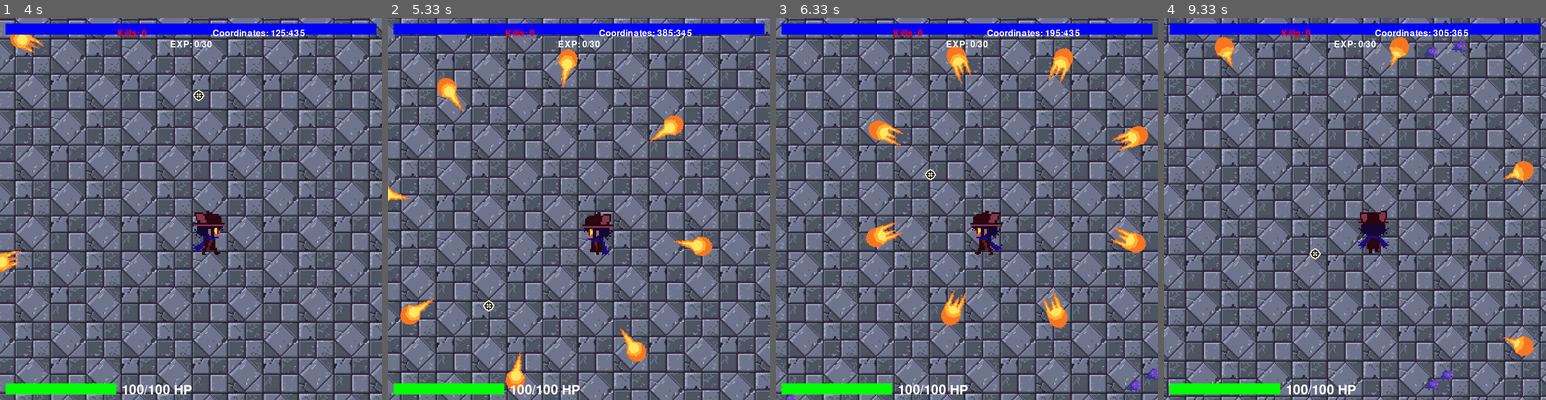
Above: before the commit, frames 1-4 (left to right).
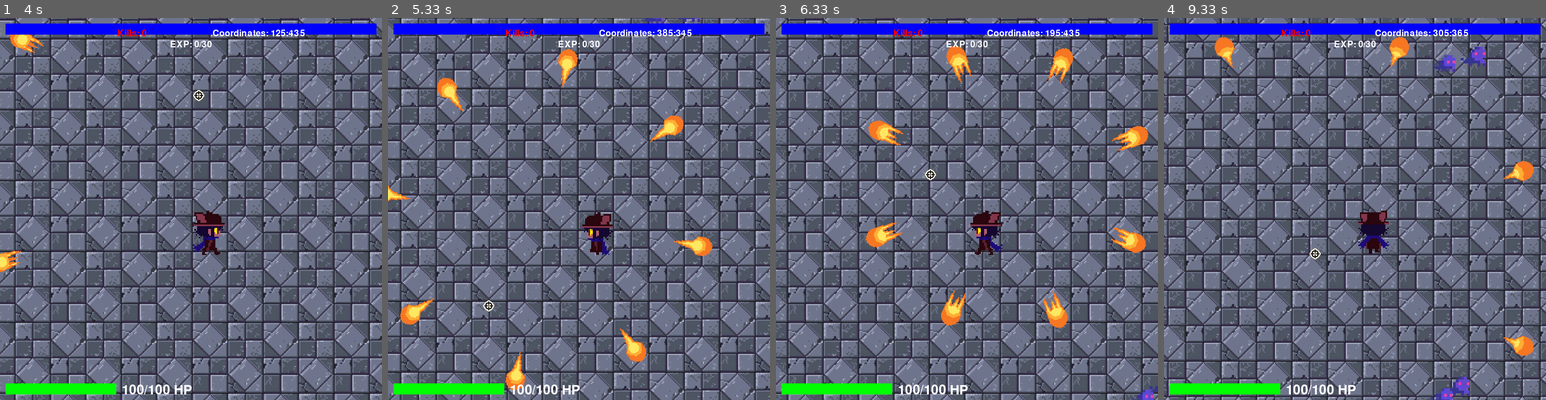
Above: after the commit, the same moments.

Repository: DaCUtePotato/2dshooter
Game: pygame game, started from main.py
Two runs of this game, one before a commit and one after it. Both use one fixed random seed, a clock stepped at 60 frames per second and the inputs below.
Inputs (mouse positions are in pixels of both pictures, inside the frame that each line leads up to):
- Up to frame 1 (4 s): click (191, 209) at 0.38 s; hold A 0.67-1.2 s; click (240, 105) at 0.75 s; hold S 1.23-1.53 s; click (126, 296) at 1.32 s; hold A 1.57-1.97 s; click (206, 254) at 1.65 s; hold W 2-2.37 s; click (91, 327) at 2.08 s; hold D 2.4-3.03 s; click (68, 262) at 2.48 s; hold S 3.07-3.43 s; click (290, 67) at 3.15 s; hold A 3.47-3.93 s; click (194, 90) at 3.55 s; hold D from 3.97 s (still down)
- Up to frame 2 (5.33 s): click (464, 186) at 4.05 s; release D at 4.43 s; hold W 4.47-4.77 s; click (613, 109) at 4.55 s; hold D 4.8-5.27 s; click (483, 300) at 4.88 s; hold A from 5.3 s (still down)
- Up to frame 3 (6.33 s): click (993, 201) at 5.38 s; release A at 5.83 s; hold S 5.87-6.17 s; click (1031, 346) at 5.95 s; hold A from 6.2 s (still down); click (924, 170) at 6.28 s
- Up to frame 4 (9.33 s): release A at 6.6 s; hold W 6.63-7 s; click (1244, 132) at 6.72 s; hold D 7.03-7.67 s; click (1442, 209) at 7.12 s; hold S 7.7-8.07 s; click (1335, 212) at 7.78 s; hold A 8.1-8.57 s; click (1320, 289) at 8.18 s; hold D 8.6-9.07 s; move the mouse to (1263, 266) at 8.63 s; click (1263, 266) at 8.68 s; hold W from 9.1 s (still down); click (1309, 247) at 9.18 s

Frame 1 is identical in both runs. In frame 2, less than 0.1% of the frame differs, in the area x 66-82%, y 0-2%; in frame 3, 0.3%; in frame 4, 0.9%, in the area x 67-85%, y 6-100%.

Commit message:
Implemented animated enemy

Diff:
--- a/base_enemy.py
+++ b/base_enemy.py
@@ -1,15 +1,17 @@
-# base_enemy.py
-import pygame
+import random
 
+# Enemy attributes
 class Enemy:
-    def __init__(self, x, y, width, height, hp, speed, frame):
+    def __init__(self, x, y, width, height, hp, speed):
         self.x = x
         self.y = y
         self.width = width
         self.height = height
         self.hp = hp
         self.speed = speed
-        self.frame = frame
+        self.frame = 0
+        self.frame_count = 0
 
-# Keep track of all enemies
+
+exp = random.randint(1, 5)
 enemies = []
--- a/main.py
+++ b/main.py
@@ -3,7 +3,7 @@
 import sys
 import random
 from base_enemy import Enemy, enemies
-from crashing_enemy import crashing_enemies
+from crashing_enemy import crashingEnemy, crashing_enemies
 
 # Initialize Pygame
 pygame.init()
@@ -24,7 +24,6 @@
 width, height = pygame.display.get_surface().get_size()
 pygame.display.set_caption("2D Shooter")
 FPS = 60
-
 
 tile_image = pygame.image.load('sprites/tile.png')  # Load tiles for the game
 tile_size = 128  # Desired display size of each tile
@@ -42,28 +41,16 @@
 sprite_sheet_left = pygame.image.load(sprite_sheet_path_left).convert_alpha()
 
 # Frame setup
-
-# Frames player
-player_frame_width, plyer_frame_height = 24, 30
+frame_width, frame_height = 24, 30
 scaling_factor = 2.77
-niko_scaling_width, niko_scaling_height = player_frame_width * scaling_factor, plyer_frame_height * scaling_factor
-frames_up = [pygame.transform.scale(sprite_sheet_up.subsurface(pygame.Rect(player_frame_width * i, 0, player_frame_width, plyer_frame_height)), (niko_scaling_width, niko_scaling_height)) for i in range(3)]
-frames_right = [pygame.transform.scale(sprite_sheet_right.subsurface(pygame.Rect(player_frame_width * i, 0, player_frame_width, plyer_frame_height)), (niko_scaling_width, niko_scaling_height)) for i in range(3)]
-frames_down = [pygame.transform.scale(sprite_sheet_down.subsurface(pygame.Rect(player_frame_width * i, 0, player_frame_width, plyer_frame_height)), (niko_scaling_width, niko_scaling_height)) for i in range(3)]
-frames_left = [pygame.transform.scale(sprite_sheet_left.subsurface(pygame.Rect(player_frame_width * i, 0, player_frame_width, plyer_frame_height)), (niko_scaling_width, niko_scaling_height)) for i in range(3)]
+niko_scaling_width, niko_scaling_height = frame_width * scaling_factor, frame_height * scaling_factor
+frames_up = [pygame.transform.scale(sprite_sheet_up.subsurface(pygame.Rect(frame_width * i, 0, frame_width, frame_height)), (niko_scaling_width, niko_scaling_height)) for i in range(3)]
+frames_right = [pygame.transform.scale(sprite_sheet_right.subsurface(pygame.Rect(frame_width * i, 0, frame_width, frame_height)), (niko_scaling_width, niko_scaling_height)) for i in range(3)]
+frames_down = [pygame.transform.scale(sprite_sheet_down.subsurface(pygame.Rect(frame_width * i, 0, frame_width, frame_height)), (niko_scaling_width, niko_scaling_height)) for i in range(3)]
+frames_left = [pygame.transform.scale(sprite_sheet_left.subsurface(pygame.Rect(frame_width * i, 0, frame_width, frame_height)), (niko_scaling_width, niko_scaling_height)) for i in range(3)]
 current_frame = 0
 frame_count = 0
 rendering = "down"
-
-enemy_frames = []
-for i in range(1, 4):  # Assume there are five fireball images named fireball1.png to fireball5.png
-    original_enemy_frame = pygame.image.load(f"sprites/enemies/enemy{i}.png").convert_alpha()
-    scaled_enemy_width = original_enemy_frame.get_width() * 3
-    scaled_enemy_height = original_enemy_frame.get_height() * 3
-    scaled_enemy_frame = pygame.transform.scale(original_enemy_frame, (scaled_enemy_width, scaled_enemy_height))
-    enemy_frames.append(scaled_enemy_frame)
-enemy_frame_skips = FPS
-temp_enemy_frame_skips = enemy_frame_skips
 
 # Colors
 BLACK = (0, 0, 0)
@@ -116,13 +103,20 @@
 bullet_speed = 10
 bullet_frames = []
 for i in range(1, 6):  # Assume there are five fireball images named fireball1.png to fireball5.png
-    original_frame = pygame.image.load(f"sprites/fireball{i}.png").convert_alpha()
-    scaled_width = original_frame.get_width() * 2
-    scaled_height = original_frame.get_height() * 2
-    scaled_frame = pygame.transform.scale(original_frame, (scaled_width, scaled_height))
-    bullet_frames.append(scaled_frame)
+    bullet_original_frame = pygame.image.load(f"sprites/fireball{i}.png").convert_alpha()
+    bullet_scaled_width = bullet_original_frame.get_width() * 2
+    bullet_scaled_height = bullet_original_frame.get_height() * 2
+    bullet_scaled_frame = pygame.transform.scale(bullet_original_frame, (bullet_scaled_width, bullet_scaled_height))
+    bullet_frames.append(bullet_scaled_frame)
 
 ENEMY_SPEED = 0.5  # Adjust this value as needed
+enemy_frames = []
+for i in range(1, 4):  # Assuming there are 3 enemy images named enemy1.png, enemy2.png, and enemy3.png
+    enemy_original_frame = pygame.image.load(f"sprites/enemies/enemy{i}.png").convert_alpha()
+    enemy_scaled_width = enemy_original_frame.get_width() * 5  # Adjust the scaling factor as needed
+    enemy_scaled_height = enemy_original_frame.get_height() * 5
+    enemy_scaled_frame = pygame.transform.scale(enemy_original_frame, (enemy_scaled_width, enemy_scaled_height))
+    enemy_frames.append(enemy_scaled_frame)
 
 # Load experience orb image
 exp_image = pygame.image.load("sprites/exp.png")
@@ -141,7 +135,7 @@
 current_fireball_cooldown = 0
 upgrades = 5
 
-cooldown_reduction_upgrade1 = 10 # Cooldown reduction Upgrade
+cooldown_reduction_upgrade1 = 10 # Cooldown reduction Upgrade 1
 cooldown_reduction_upgrade2 = 5 # Cooldown reduction Upgrade 2
 cooldown_reduction_upgrade3 = 10 # Cooldown reduction Upgrade 3
 cooldown_reduction_upgrade4 = 5 # Same here
@@ -160,14 +154,6 @@
         bullet['frame'] = 0
     return bullet_frames[bullet['frame']]
 
-def animate_enemy(enemy):
-    enemy.frame += 1
-    if enemy.frame >= len(enemy_frames):
-        enemy.frame = 0
-    return enemy_frames[enemy.frame]
-for enemy in enemies:
-    enemy_image = animate_enemy(enemy)
-    temp_enemy_images = enemy_image
 def shoot_forwards(player_x, player_y,bullet_speed,angle, bullets):
     bullets.append({
         'x': player_x,
@@ -340,7 +326,7 @@
     paused = True
     show_upgrade_menu = True  # Show the upgrade menu
     if gambling_mode:
-        gambling_sound.play(loops=-1)
+        gambling_sound.play()
     elif gambling_mode == False:
         level_up_sound.play()
 
@@ -368,7 +354,7 @@
     spawn_x = player_x + random.choice([-1, 1]) * (random.randint(screen_width // 2 + off_screen_buffer, screen_width))
     spawn_y = player_y + random.choice([-1, 1]) * (random.randint(screen_height // 2 + off_screen_buffer, screen_height))
 
-    basic_enemy = Enemy(spawn_x, spawn_y, 20, 20, 10, ENEMY_SPEED, 0)
+    basic_enemy = Enemy(spawn_x, spawn_y, enemy_scaled_width, enemy_scaled_height, 10, ENEMY_SPEED)
     enemies.append(basic_enemy)
 
 # Function to spawn crashing enemies
@@ -378,7 +364,7 @@
     spawn_y = player_y + random.choice([-1, 1]) * (
         random.randint(screen_height // 2 + off_screen_buffer, screen_height))
 
-    crashing_enemy = Enemy(spawn_x, spawn_y, 20, 20, 10, ENEMY_SPEED, 0)
+    crashing_enemy = Enemy(spawn_x, spawn_y, 20, 20, 10, ENEMY_SPEED)
     crashing_enemies.append(crashing_enemy)
 
 # Function to draw player's health bar
@@ -440,40 +426,32 @@
                 if event.key == pygame.K_RETURN and upgrades==0:
                     upgrades=1  # Apply the first fireball upgrade
                     show_upgrade_menu = False
-                    gambling_sound.stop()
                     paused = False  # Unpause the game after selecting the upgrade
                 elif event.key == pygame.K_RETURN and upgrades==1:
                     upgrades=2  # Apply the second fireball upgrade
-                    gambling_sound.stop()
                     show_upgrade_menu = False
                     paused = False  # Unpause the game after selecting the upgrade
                 elif event.key == pygame.K_RETURN and upgrades==2:
                     upgrades=3  # Apply the third fireball upgrade
-                    gambling_sound.stop()
                     show_upgrade_menu = False
                     paused = False  # Unpause the game after selecting the upgrade
                 elif event.key == pygame.K_RETURN and upgrades==3:
                     upgrades=4  # Apply the third fireball upgrade
-                    gambling_sound.stop()
                     show_upgrade_menu = False
                     paused = False  # Unpause the game after selecting the upgrade
                 elif event.key == pygame.K_RETURN and upgrades==4:
                     upgrades=5  # Apply the third fireball upgrade
-                    gambling_sound.stop()
                     show_upgrade_menu = False
                     paused = False  # Unpause the game after selecting the upgrade
                 elif event.key == pygame.K_RETURN and upgrades==5:
                     upgrades=6  # Apply the sixth fireball upgrade
-                    gambling_sound.stop()
                     show_upgrade_menu = False
                     paused = False  # Unpause the game after selecting the upgrade
                 elif event.key == pygame.K_RETURN and upgrades==6:
                     upgrades=7  # Apply the sixth fireball upgrade
-                    gambling_sound.stop()
                     show_upgrade_menu = False
                     paused = False  # Unpause the game after selecting the upgrade
                 elif event.key == pygame.K_RETURN:
-                    gambling_sound.stop()
                     show_upgrade_menu = False
                     paused = False
 
@@ -586,7 +564,7 @@
         for enemy in enemies:
             # Calculate the center coordinates of the player
             player_x_center = player_x + player_width / 2
-            player_y_center = player_y + player_height /4
+            player_y_center = player_y + player_height / 2
 
             # Calculate the vertical and horizontal distance between the enemy and the player's center
             distance_y = player_y_center - enemy.y
@@ -594,7 +572,6 @@
 
             # Calculate the angle between the player and the enemy
             angle = math.atan2(distance_y, distance_x)
-
             # Calculate the movement components based on the angle and enemy speed
             move_x = ENEMY_SPEED * math.cos(angle)
             move_y = ENEMY_SPEED * math.sin(angle)
@@ -602,11 +579,6 @@
             # Update enemy position
             enemy.x += move_x
             enemy.y += move_y
-            enemy_image = animate_enemy(enemy)  # Animate enemy
-            #screen.blit(enemy_image, (
-            #enemy.x - enemy_image.get_width() / 2, enemy.y - enemy_image.get_height() / 2))
-
-
 
             # Check for collisions with the player
             if (player_x < enemy.x + enemy.width and player_x + player_width > enemy.x and
@@ -691,6 +663,16 @@
         # Draw the scaled image
         screen.blit(scaled_exp_image, (image_x, image_y))
 
+    for enemy in enemies:
+        # Animate and draw enemy
+        enemy.frame_count += 1
+        if enemy.frame_count % 10 == 0:  # Adjust frame rate of animation here
+            enemy.frame = (enemy.frame + 1) % len(enemy_frames)
+
+        # Draw enemy using current frame
+        enemy_image = enemy_frames[enemy.frame]
+        screen.blit(enemy_image, (enemy.x + camera_offset_x, enemy.y + camera_offset_y))
+
     for crashing_enemy in crashing_enemies:
         pygame.draw.rect(screen, BLUE, (crashing_enemy.x + camera_offset_x, crashing_enemy.y + camera_offset_y, crashing_enemy.width, crashing_enemy.height))
 
@@ -707,25 +689,6 @@
         # Draw the rotated bullet image at the bullet's position
         screen.blit(rotated_bullet_image, (
             bullet['x'] - rotated_bullet_image.get_width() / 2 + camera_offset_x, bullet['y'] - rotated_bullet_image.get_height() / 2 + camera_offset_y))
-
-
-    for enemy in enemies:
-        if temp_enemy_frame_skips >= enemy_frame_skips and not paused:
-            # Animate enemy
-            enemy_image = animate_enemy(enemy)
-            screen.blit(enemy_image, (
-                enemy.x - enemy_image.get_width() / 2 + camera_offset_x,
-                enemy.y - enemy_image.get_height() / 2 + camera_offset_y))
-            #print("next frame!!!")
-            # Draw the enemy image at the enemy's position
-            temp_enemy_frame_skips = 0
-            temp_enemy_images = enemy_image
-        elif not paused:
-            temp_enemy_frame_skips+=1
-            screen.blit(temp_enemy_images, (enemy.x - temp_enemy_images.get_width()/2+camera_offset_x,
-                                      enemy.y - temp_enemy_images.get_height()/2+camera_offset_y))
-            #print(f"frames skip = {temp_enemy_frame_skips}")
-
 
     draw_hp_bar()  # Draw the player's HP bar
     draw_exp_bar()  # Draw the experience bar
@@ -743,7 +706,6 @@
         invince_frames += 1
     if exp >= current_max_exp:
         level_up()
-
 
     # If game is paused, show pause menu
     if paused and not show_upgrade_menu:
